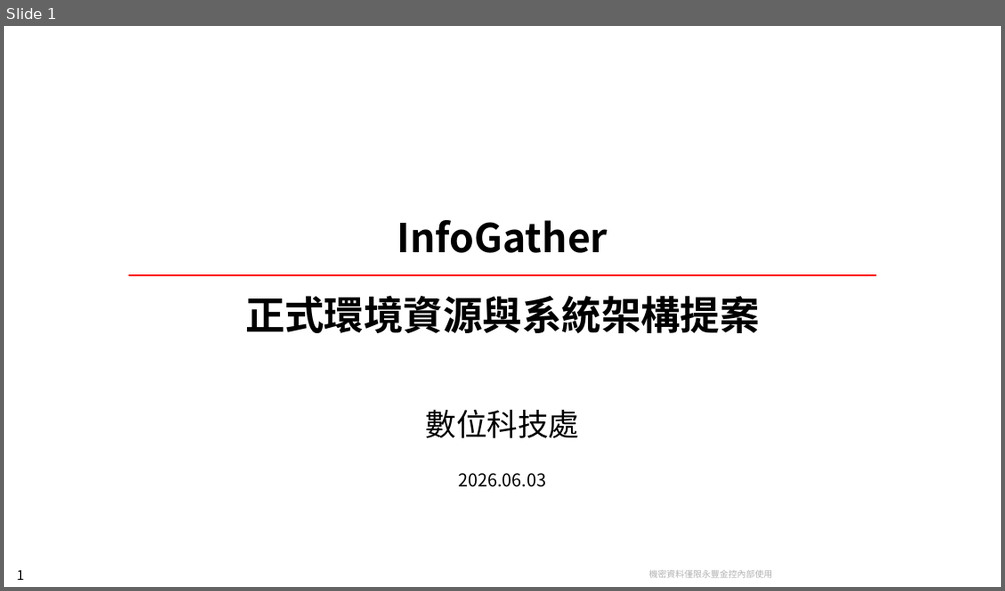
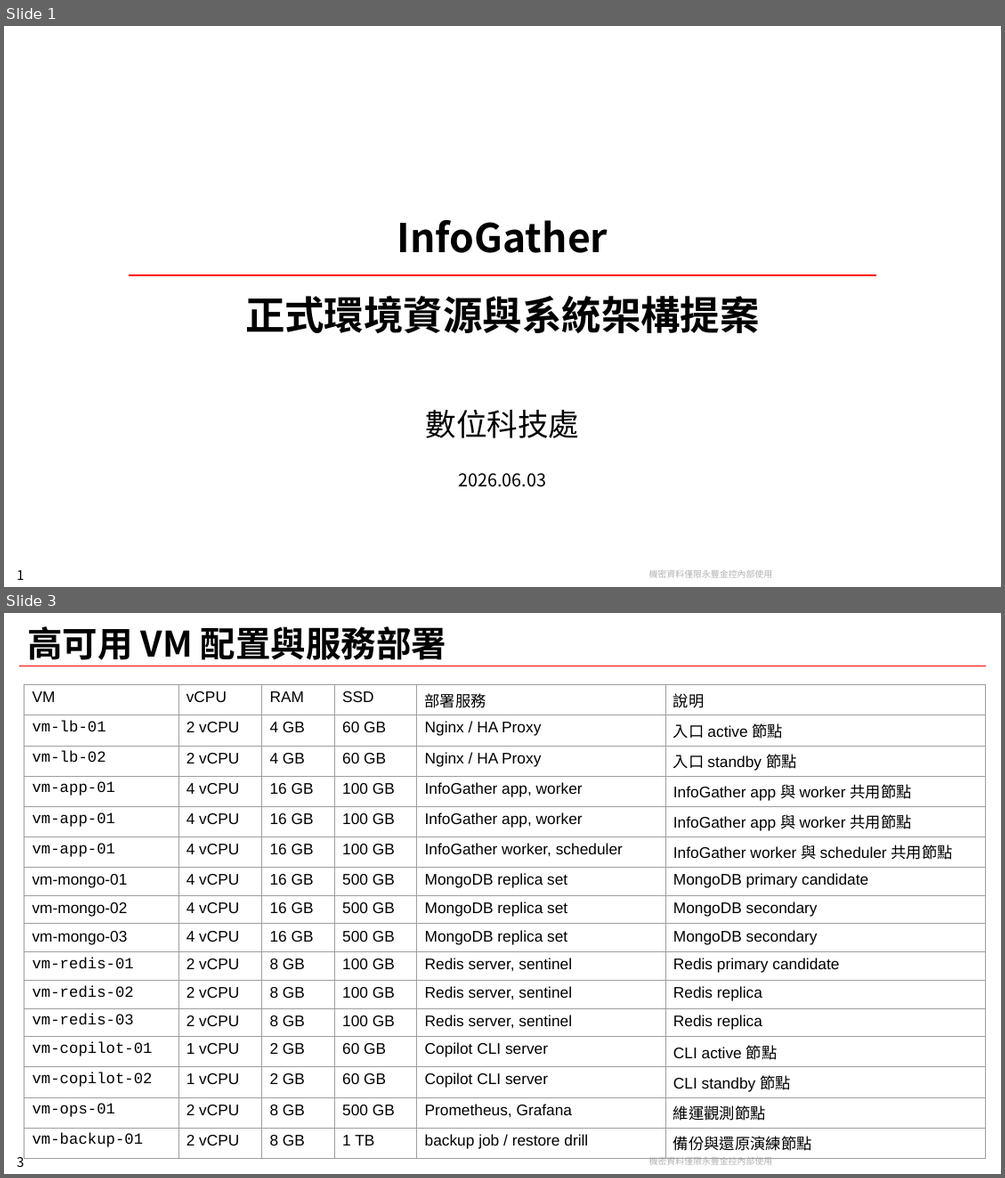
Before and after one commit to chunkai1312/temp, a slide deck: infogather.pptx. Shown one above the other, each under a label of ours: slide 1 before the commit, slides 1 and 3 after it; the slides between them are not shown. The pictures are 1005x591 and 1005x1178 pixels, drawn with LibreOffice and Linux fonts; fonts in the diff are those of the drawing; background and template pictures are left out. Boxes give left, top, right and bottom in pixels: in the first picture for what was removed or moved away, otherwise in the second. Text is boxed around its words. In the diff, an @@ line names an element or a change of style, - is before the commit and + after.

```diff
--- a/infogather.pptx
+++ b/infogather.pptx
@@ slide 3 added at box(4, 613, 1001, 1174), background #FFFFFF; not listed: 2 template elements that a slide beside it also shows @@
@@ title added at box(27, 626, 447, 660), 32 pt, text #000000, bold @@
+高可用 VM 配置與服務部署
@@ line added from (20, 666) to (985, 666), #FF0000 1.25 pt @@
@@ table added at box(24, 685, 985, 1154), 16 rows, 6 columns @@
+VM | vCPU | RAM | SSD | 部署服務 | 說明
+vm-lb-01 | 2 vCPU | 4 GB | 60 GB | Nginx / HA Proxy | 入口 active 節點
+vm-lb-02 | 2 vCPU | 4 GB | 60 GB | Nginx / HA Proxy | 入口 standby 節點
+vm-app-01 | 4 vCPU | 16 GB | 100 GB | InfoGather app, worker | InfoGather app 與 worker 共用節點
+vm-app-01 | 4 vCPU | 16 GB | 100 GB | InfoGather app, worker | InfoGather app 與 worker 共用節點
+vm-app-01 | 4 vCPU | 16 GB | 100 GB | InfoGather worker, scheduler | InfoGather worker 與 scheduler 共用節點
+vm-mongo-01 | 4 vCPU | 16 GB | 500 GB | MongoDB replica set | MongoDB primary candidate
+vm-mongo-02 | 4 vCPU | 16 GB | 500 GB | MongoDB replica set | MongoDB secondary
+vm-mongo-03 | 4 vCPU | 16 GB | 500 GB | MongoDB replica set | MongoDB secondary
+vm-redis-01 | 2 vCPU | 8 GB | 100 GB | Redis server, sentinel | Redis primary candidate
+vm-redis-02 | 2 vCPU | 8 GB | 100 GB | Redis server, sentinel | Redis replica
+vm-redis-03 | 2 vCPU | 8 GB | 100 GB | Redis server, sentinel | Redis replica
+vm-copilot-01 | 1 vCPU | 2 GB | 60 GB | Copilot CLI server | CLI active 節點
+vm-copilot-02 | 1 vCPU | 2 GB | 60 GB | Copilot CLI server | CLI standby 節點
+vm-ops-01 | 2 vCPU | 8 GB | 500 GB | Prometheus, Grafana | 維運觀測節點
+vm-backup-01 | 2 vCPU | 8 GB | 1 TB | backup job / restore drill | 備份與還原演練節點
```
Also in this commit, not shown: 1 slide changed, 1 other slide added, 13 slides removed.
